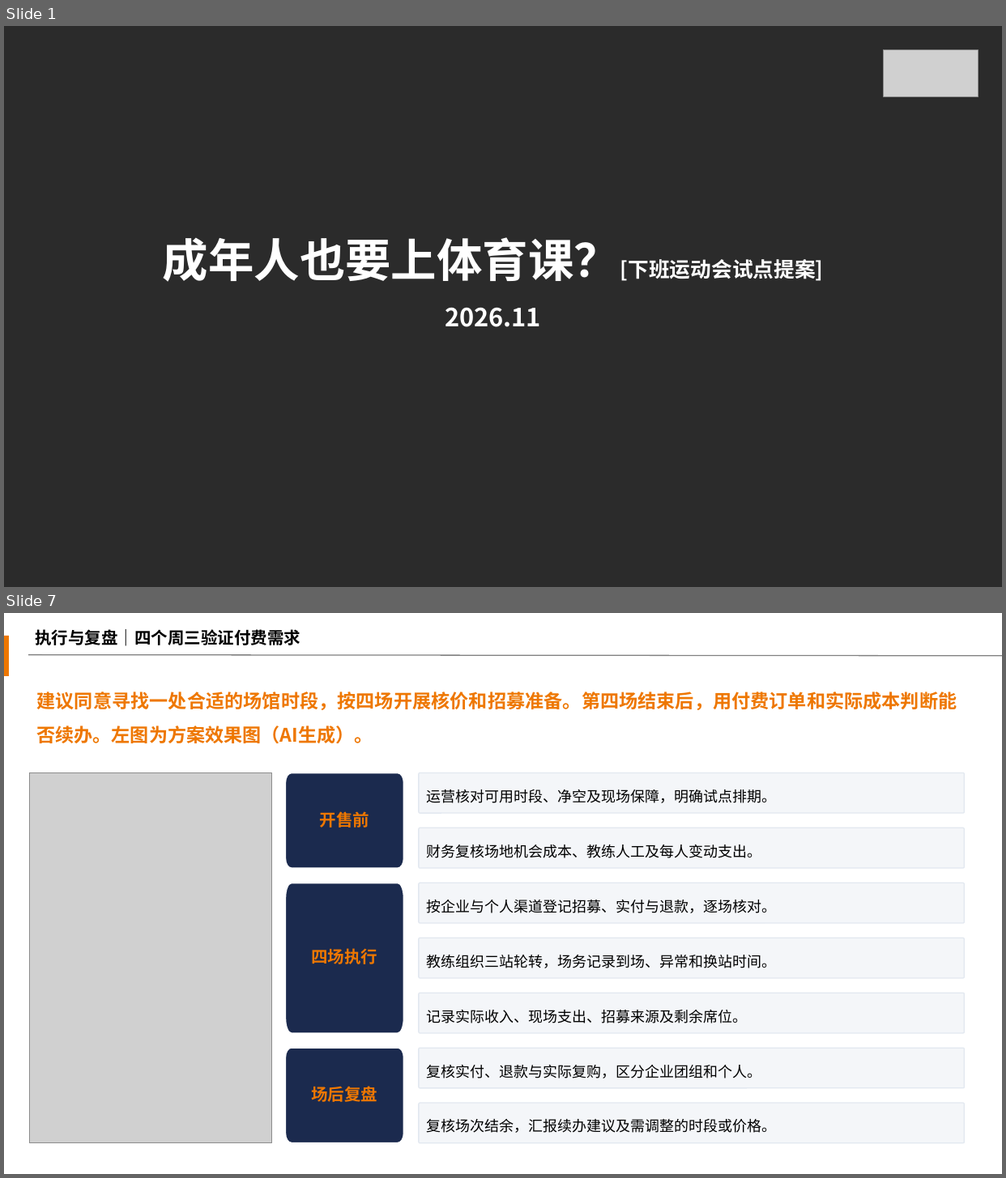
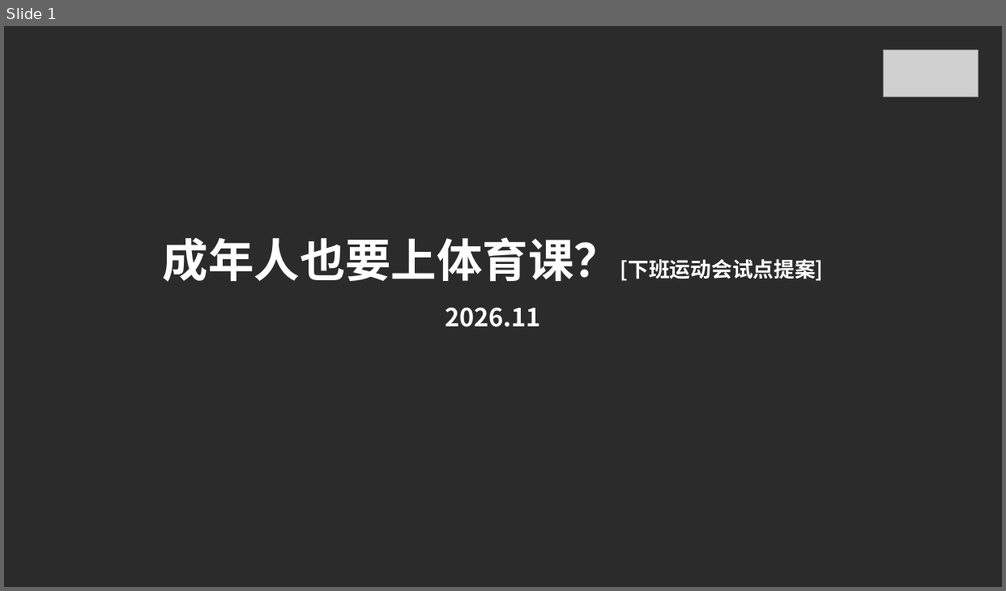
Before and after one commit to 2503668375-boop/kaisa-ppt-skill, a slide deck: demo/after-work-games.pptx. Shown one above the other, each under a label of ours: slides 1 and 7 before the commit, slide 1 after it; the slides between them are not shown. The pictures are 1006x1178 and 1006x591 pixels, drawn with LibreOffice and Linux fonts; fonts in the diff are those of the drawing; grey boxes stand for pictures; background and template pictures are left out; a plain dark background stands for a picture behind light text. Boxes give left, top, right and bottom in pixels: in the first picture for what was removed or moved away, otherwise in the second. Text is boxed around its words. In the diff, an @@ line names an element or a change of style, - is before the commit and + after.

```diff
--- a/demo/after-work-games.pptx
+++ b/demo/after-work-games.pptx
@@ slide 7 removed at [4,613,1002,1174], background #FFFFFF @@
@@ rectangle removed at [4,636,9,676] @@
@@ text removed at [35,629,300,646] @@
-执行与复盘｜四个周三验证付费需求
@@ line removed from (28, 655) to (1002, 656) @@
@@ text removed at [36,692,957,743] @@
-建议同意寻找一处合适的场馆时段，按四场开展核价和招募准备。第四场结束后，用付费订单和实际成本判断能否续办。左图为方案效果图（AI生成）。
@@ picture removed at [29,773,272,1144] @@
@@ freeform shape removed at [286,773,404,868] @@
-开售前
@@ rounded rectangle removed at [419,773,965,814] @@
-运营核对可用时段、净空及现场保障，明确试点排期。
@@ rounded rectangle removed at [419,828,965,868] @@
-财务复核场地机会成本、教练人工及每人变动支出。
@@ freeform shape removed at [286,884,404,1033] @@
-四场执行
@@ rounded rectangle removed at [419,884,965,924] @@
-按企业与个人渠道登记招募、实付与退款，逐场核对。
@@ rounded rectangle removed at [419,938,965,978] @@
-教练组织三站轮转，场务记录到场、异常和换站时间。
@@ rounded rectangle removed at [419,994,965,1033] @@
-记录实际收入、现场支出、招募来源及剩余席位。
@@ freeform shape removed at [286,1048,404,1143] @@
-场后复盘
@@ rounded rectangle removed at [419,1048,965,1088] @@
-复核实付、退款与实际复购，区分企业团组和个人。
@@ rounded rectangle removed at [419,1103,965,1144] @@
-复核场次结余，汇报续办建议及需调整的时段或价格。
```
Also in this commit, not shown: 8 slides added, 5 other slides removed, 16 other files.
